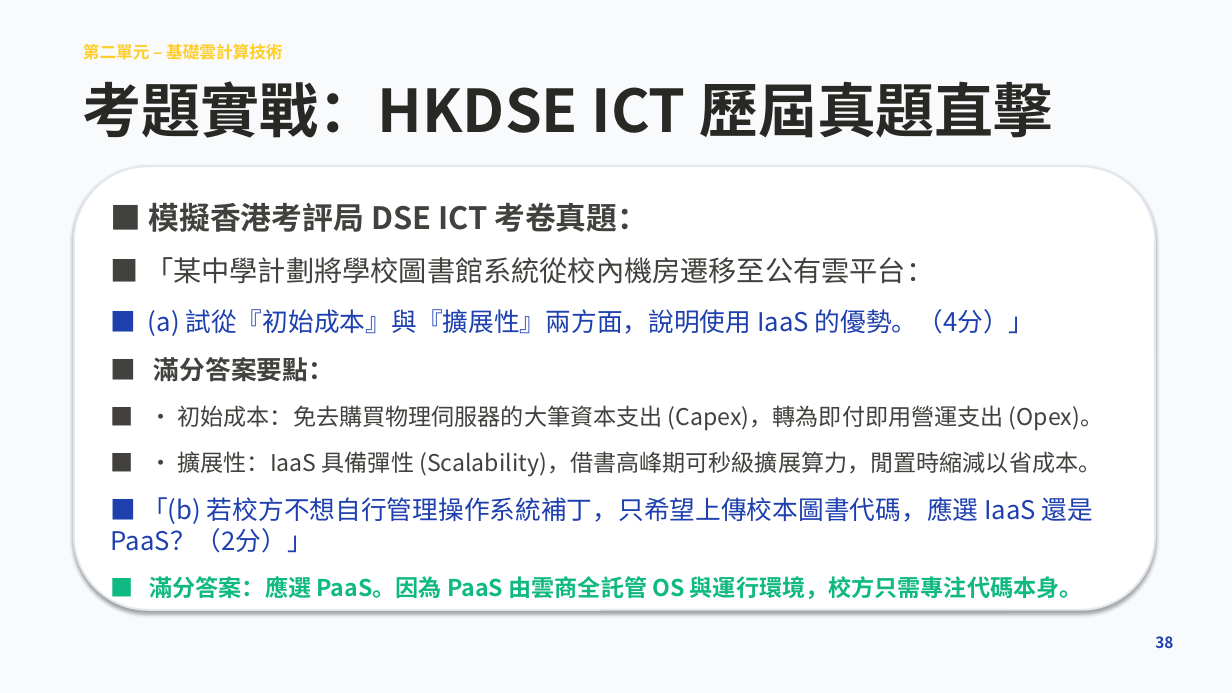
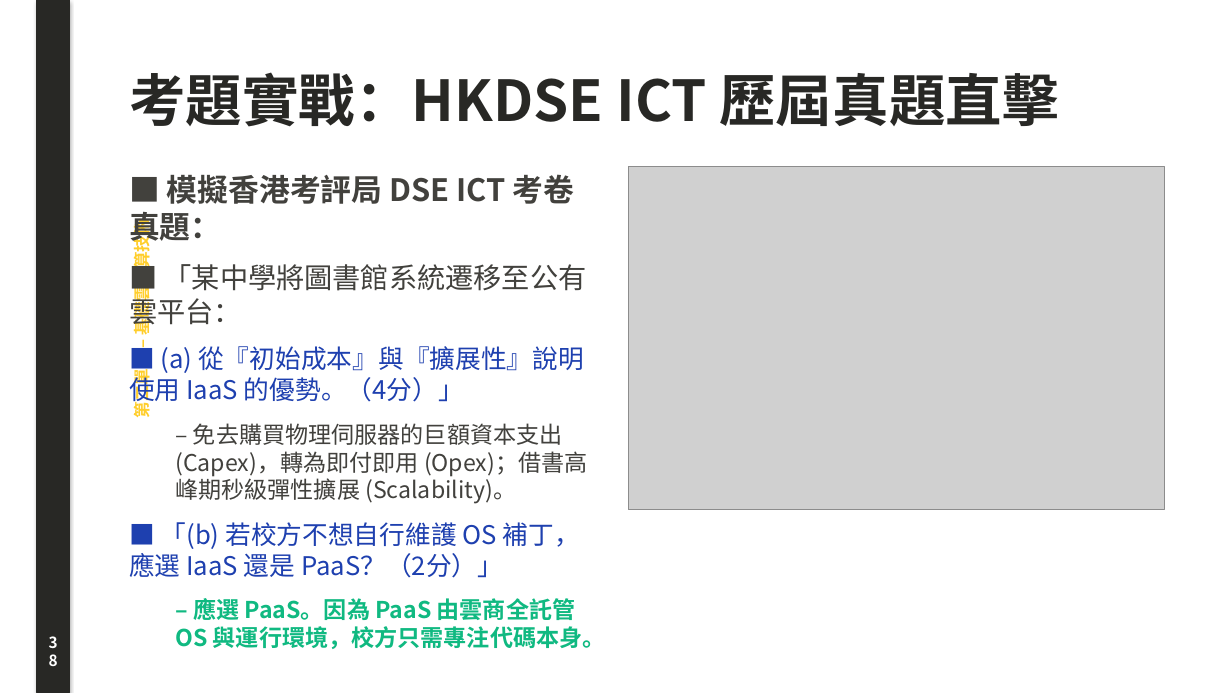
Before and after one commit to joe-ging/seed-cloud-curriculum, a slide deck: slide 38 of downloads/Deck01_Cloud_Foundations_Lecture_Note.pptx. Drawn at 1232x693 pixels with LibreOffice and Linux fonts; fonts in the diff are those of the drawing; grey boxes stand for pictures. Boxes give left, top, right and bottom in pixels: in the first picture for what was removed or moved away, otherwise in the second. Text is boxed around its words. In the diff, an @@ line names an element or a change of style, - is before the commit and + after.

Commit message:
feat: faithful original PPT layout with left vertical sidebar and large illustrations

```diff
--- a/downloads/Deck01_Cloud_Foundations_Lecture_Note.pptx
+++ b/downloads/Deck01_Cloud_Foundations_Lecture_Note.pptx
@@ rectangle: place and size @@
-rectangle at box(0, 0, 1232, 693)
+rectangle at box(37, 0, 69, 693)
@@ rectangle at box(37, 0, 69, 693): fill #F8FAFC to #282825; outline #F8FAFC 0.75 pt to #282825 0.75 pt @@
@@ text "第二單元 – 基礎雲計算技術": place and size @@
-text "第二單元 – 基礎雲計算技術" at box(83, 43, 283, 60)
+text "第二單元 – 基礎雲計算技術" at box(129, 230, 153, 417)
@@ text "第二單元 – 基礎雲計算技術" at box(129, 230, 153, 417): rotation 0 to 270 degrees @@
@@ text "考題實戰：HKDSE ICT 歷屆真題直擊": place and size @@
-text "考題實戰：HKDSE ICT 歷屆真題直擊" at box(83, 81, 1053, 138)
+text "考題實戰：HKDSE ICT 歷屆真題直擊" at box(129, 72, 1059, 127)
@@ text "考題實戰：HKDSE ICT 歷屆真題直擊" at box(129, 72, 1059, 127): size 46 to 44 pt @@
@@ rounded rectangle removed at box(74, 166, 1155, 610) @@
@@ text "■ 模擬香港考評局 DSE ICT 考卷真題：": place and size @@
-text "■ 模擬香港考評局 DSE ICT 考卷真題：" at box(111, 202, 1103, 599)
+text "■ 模擬香港考評局 DSE ICT 考卷真題：" at box(129, 174, 606, 649)
@@ text at box(129, 174, 575, 247): less space between paragraphs @@
@@ picture added at box(628, 166, 1165, 510) @@
@@ text at box(129, 264, 606, 649): text changed @@
-■ 「某中學計劃將學校圖書館系統從校內機房遷移至公有雲平台：
-■ (a) 試從『初始成本』與『擴展性』兩方面，說明使用 IaaS 的優勢。（4分）」
-■ 滿分答案要點：
-■ • 初始成本：免去購買物理伺服器的大筆資本支出 (Capex)，轉為即付即用營運支出 (Opex)。
-■ • 擴展性：IaaS 具備彈性 (Scalability)，借書高峰期可秒級擴展算力，閒置時縮減以省成本。
-■ 「(b) 若校方不想自行管理操作系統補丁，只希望上傳校本圖書代碼，應選 IaaS 還是 PaaS？（2分）」
-■ 滿分答案：應選 PaaS。因為 PaaS 由雲商全託管 OS 與運行環境，校方只需專注代碼本身。
+■ 「某中學將圖書館系統遷移至公有雲平台：
+■ (a) 從『初始成本』與『擴展性』說明使用 IaaS 的優勢。（4分）」
+  – 免去購買物理伺服器的巨額資本支出 (Capex)，轉為即付即用 (Opex)；借書高峰期秒級彈性擴展 (Scalability)。
+■ 「(b) 若校方不想自行維護 OS 補丁，應選 IaaS 還是 PaaS？（2分）」
+  – 應選 PaaS。因為 PaaS 由雲商全託管 OS 與運行環境，校方只需專注代碼本身。
@@ text "38": place and size @@
-text "38" at box(1155, 636, 1173, 648)
+text "38" at box(37, 628, 69, 665)
@@ text "38" at box(37, 628, 69, 665): text colour #1E40AF to #FFFFFF; alignment right to centre @@
```
Also in this commit, not shown: 15 other slides changed, 24 slides added, 24 slides removed, 3 other files.
